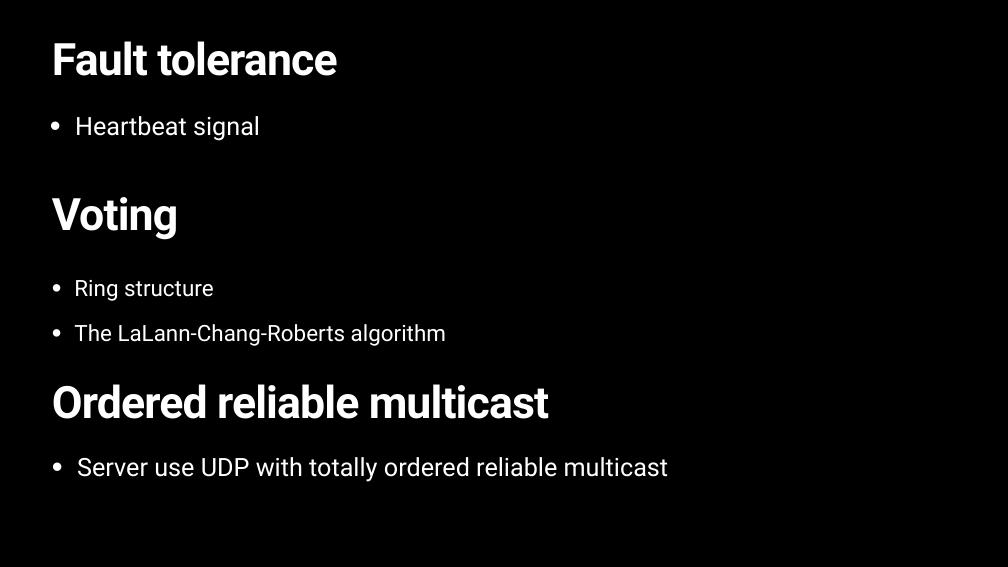
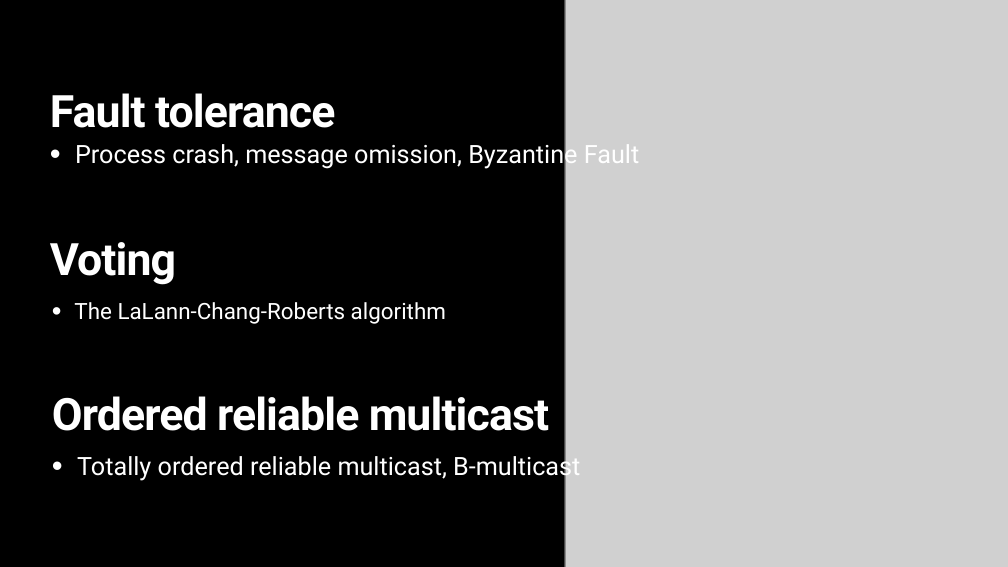
Before and after one commit to Lukasye/ds_project_ws2223_group3, a slide deck: slide 5 of Fina lReport/auction_pres.pptx (slide 6 before the commit). Drawn at 1008x567 pixels with LibreOffice and Linux fonts; fonts in the diff are those of the drawing; grey boxes stand for pictures. Boxes give left, top, right and bottom in pixels: in the first picture for what was removed or moved away, otherwise in the second. Text is boxed around its words. In the diff, an @@ line names an element or a change of style, - is before the commit and + after.

```diff
--- a/Fina lReport/auction_pres.pptx
+++ b/Fina lReport/auction_pres.pptx
@@ picture added at [565,0,1008,567] @@
@@ title "Fault tolerance": place and size @@
-title "Fault tolerance" at [52,41,337,76]
+title "Fault tolerance" at [50,93,335,128]
@@ text at [75,140,639,169]: text changed @@
-• Heartbeat signal
+• Process crash, message omission, Byzantine Fault
@@ text "Voting": place and size @@
-text "Voting" at [52,197,178,240]
+text "Voting" at [50,242,176,285]
@@ text at [74,280,213,301]: paragraph removed @@
-• Ring structure
@@ text "Ordered reliable multicast": place and size @@
-text "Ordered reliable multicast" at [52,384,549,419]
+text "Ordered reliable multicast" at [52,396,549,431]
@@ text at [77,453,580,482]: text changed @@
-• Server use UDP with totally ordered reliable multicast
+• Totally ordered reliable multicast, B-multicast
```
Also in this commit, not shown: 7 other slides changed, 2 slides added, 1 slide removed, 4 other files.
